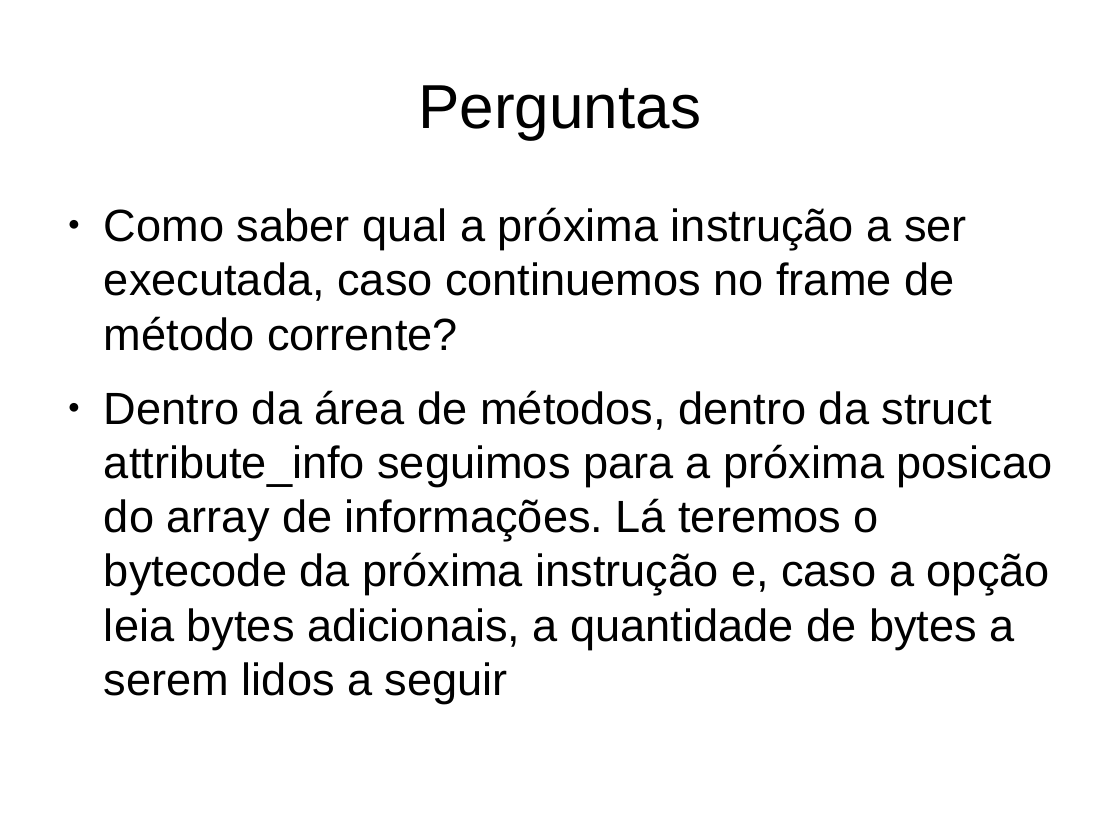
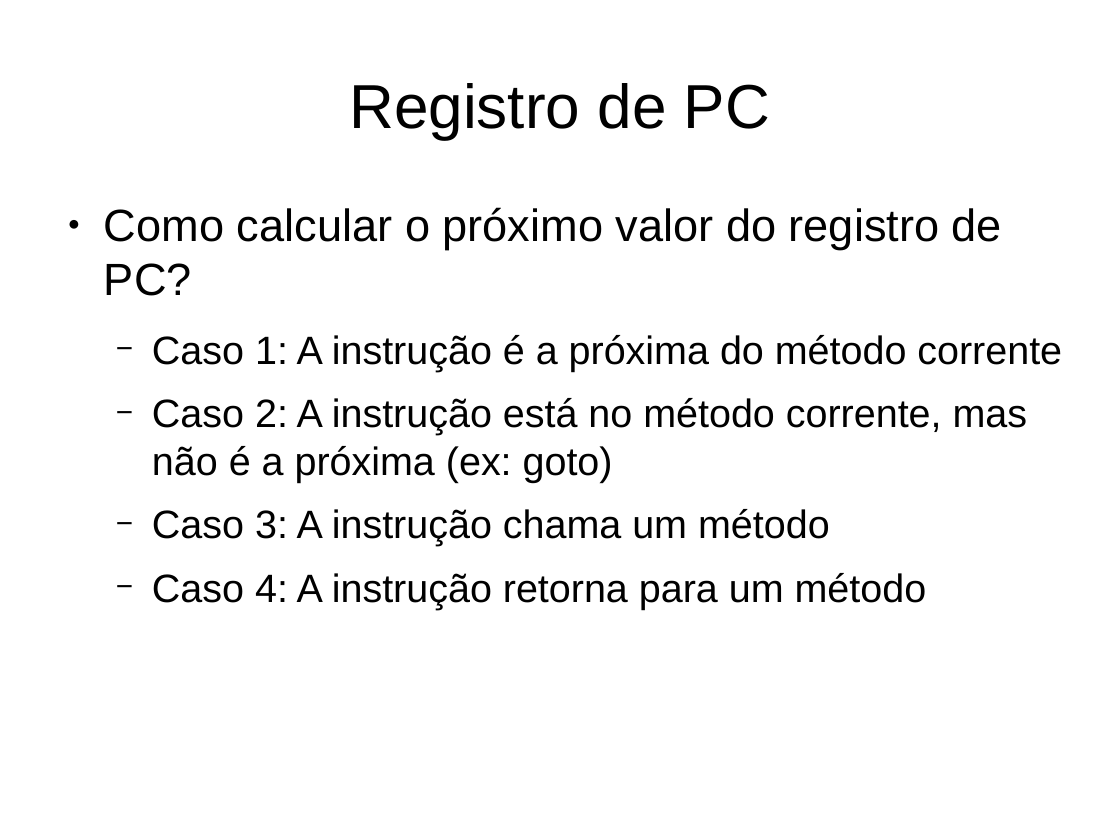
Before and after one commit to gabrielmm1234/jvm-sb, a slide deck: slide 6 of projetoLogico/apresentacao.odp (slide 8 before the commit). Drawn at 1120x840 pixels with LibreOffice and Linux fonts; fonts in the diff are those of the drawing. Boxes give left, top, right and bottom in pixels: in the first picture for what was removed or moved away, otherwise in the second. Text is boxed around its words. In the diff, an @@ line names an element or a change of style, - is before the commit and + after.

```diff
--- a/projetoLogico/apresentacao.odp
+++ b/projetoLogico/apresentacao.odp
@@ title at (349, 83, 770, 139): text changed @@
-Perguntas
+Registro de PC
@@ text at (104, 207, 1062, 610): text changed; size 32 to 28 pt @@
-● Como saber qual a próxima instrução a ser executada, caso continuemos no frame de método corrente?
-● Dentro da área de métodos, dentro da struct attribute_info seguimos para a próxima posicao do array de informações. Lá teremos o bytecode da próxima instrução e, caso a opção leia bytes adicionais, a quantidade de bytes a serem lidos a seguir
+● Como calcular o próximo valor do registro de PC?
+  − Caso 1: A instrução é a próxima do método corrente
+  − Caso 2: A instrução está no método corrente, mas não é a próxima (ex: goto)
+  − Caso 3: A instrução chama um método
+  − Caso 4: A instrução retorna para um método
```
Also in this commit, not shown: 3 other slides changed, 10 slides added, 2 other files.
